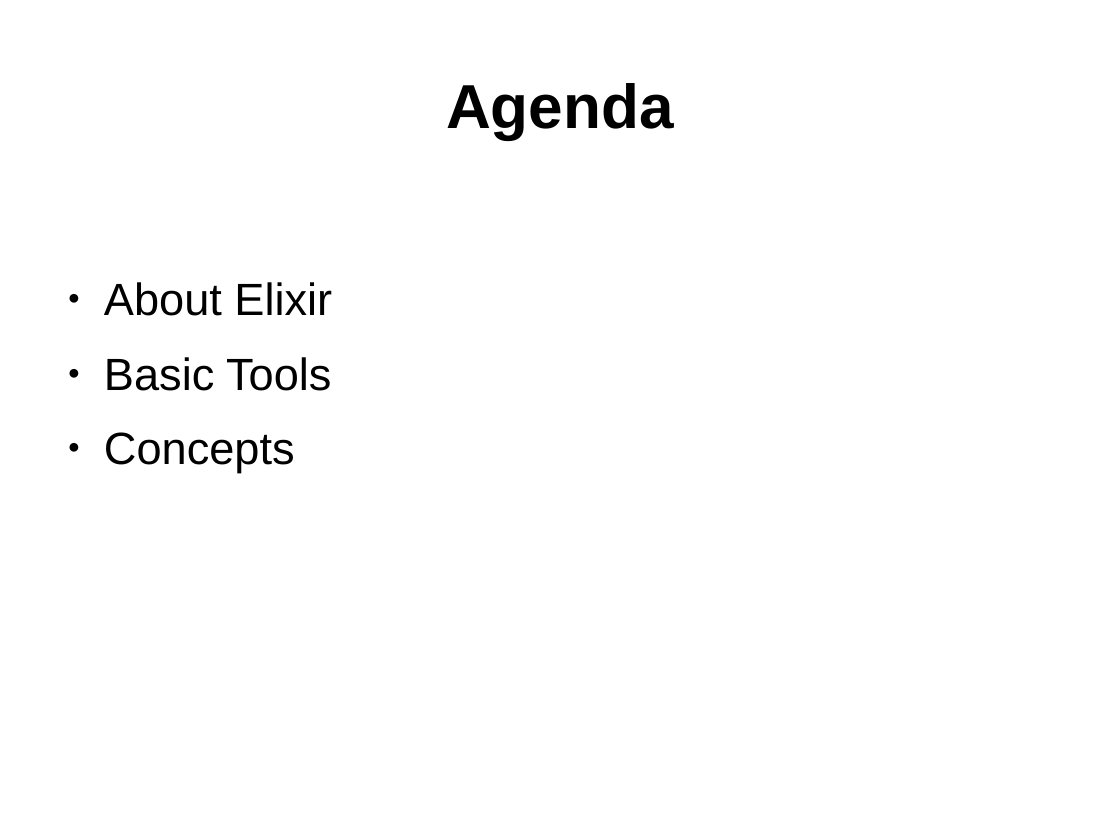
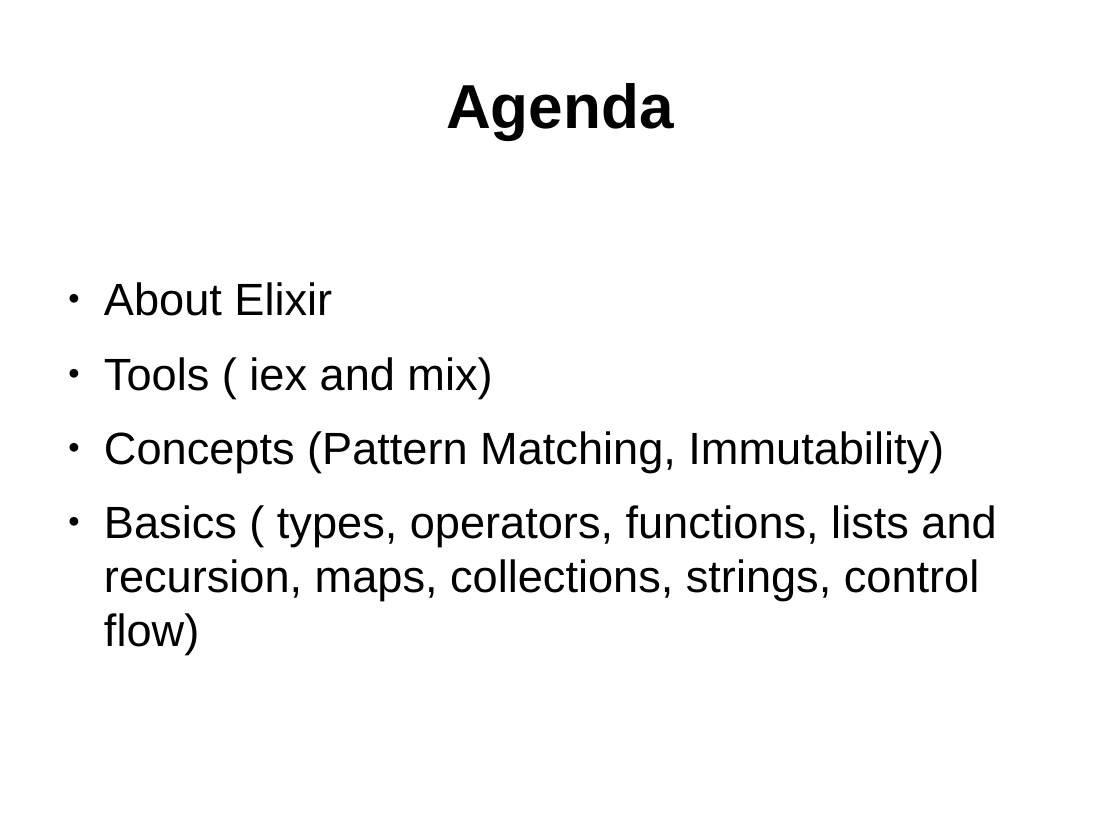
Before and after one commit to ramortegui/talks, a slide deck: slide 2 of elixir-basics.odp. Drawn at 1120x840 pixels with LibreOffice and Linux fonts; fonts in the diff are those of the drawing. Boxes give left, top, right and bottom in pixels: in the first picture for what was removed or moved away, otherwise in the second. Text is boxed around its words. In the diff, an @@ line names an element or a change of style, - is before the commit and + after.

Commit message:
Update agenda.

```diff
--- a/elixir-basics.odp
+++ b/elixir-basics.odp
@@ text at [104,357,996,655]: text changed @@
-● Basic Tools
-● Concepts
+● Tools ( iex and mix)
+● Concepts (Pattern Matching, Immutability)
+● Basics ( types, operators, functions, lists and recursion, maps, collections, strings, control flow)
```
Also in this commit, not shown: 1 other slide changed.
